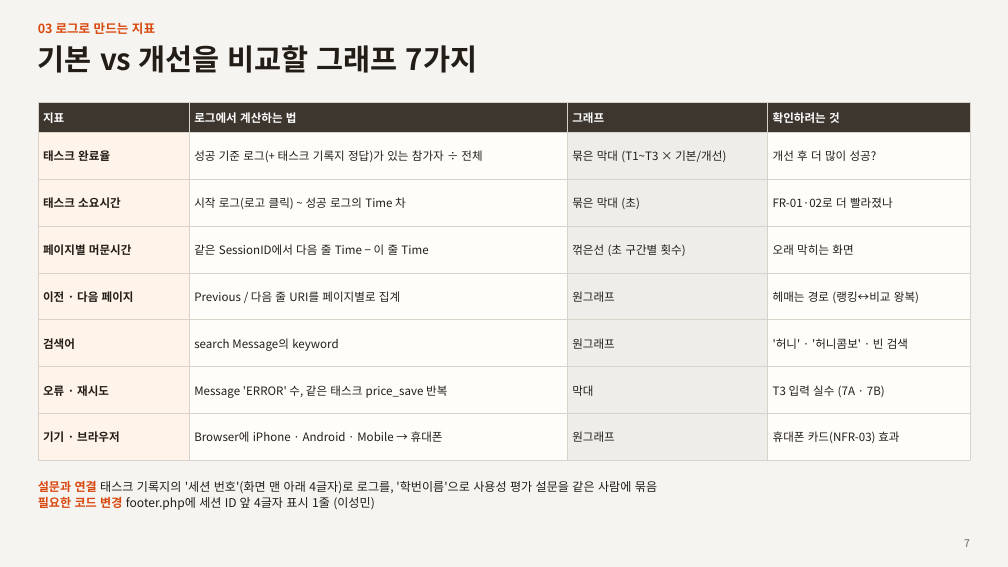
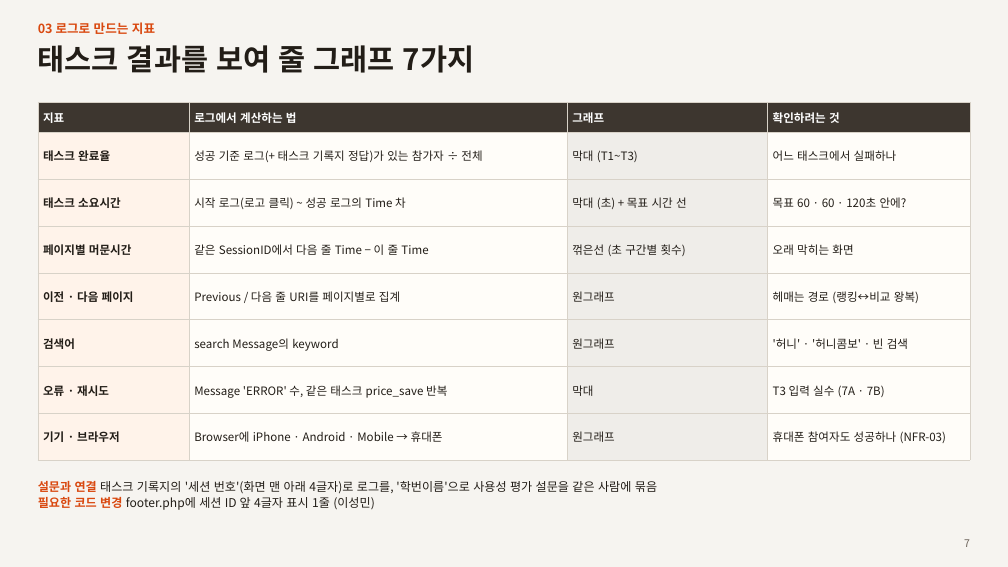
Before and after one commit to rhsiddlrnl/price-gap, a slide deck: slide 7 of 테스트계획_발표자료.pptx. Drawn at 1008x567 pixels with LibreOffice and Linux fonts; fonts in the diff are those of the drawing. Boxes give left, top, right and bottom in pixels: in the first picture for what was removed or moved away, otherwise in the second. Text is boxed around its words. In the diff, an @@ line names an element or a change of style, - is before the commit and + after.

Commit message:
테스트계획 발표자료: 기본/개선 비교 대신 최신 사이트 하나로 테스트
- 3쪽 : '기본 vs 개선' 표 → 테스트 대상 화면 3개(가격 비교 · 차액 랭킹 · 배달가 입력) + 확인할 것 + 태스크·요구
- 2·4·5쪽 : 순서 효과 상쇄 · 사이트별 진행 삭제, 참가자마다 DB 초기화 · 새 시크릿 창
- 6~8쪽 : 로그 지표를 사이트 비교 대신 태스크별 결과 · 목표 시간 기준으로, I열 = 참가자 번호
- 10~13쪽 : 설문지 구성을 사이트 1개 기준으로, 진행 순서 1인 약 15분
- 발표자 노트도 같은 내용으로 수정

```diff
--- a/테스트계획_발표자료.pptx
+++ b/테스트계획_발표자료.pptx
@@ text at (38, 45, 474, 73): text changed @@
-기본 vs 개선을 비교할 그래프 7가지
+태스크 결과를 보여 줄 그래프 7가지
@@ table at (38, 102, 970, 461) @@
-row 2, column 3: 묶은 막대 (T1~T3 × 기본/개선)
+row 2, column 3: 막대 (T1~T3)
-row 2, column 4: 개선 후 더 많이 성공?
+row 2, column 4: 어느 태스크에서 실패하나
-row 3, column 3: 묶은 막대 (초)
+row 3, column 3: 막대 (초) + 목표 시간 선
-row 3, column 4: FR-01·02로 더 빨라졌나
+row 3, column 4: 목표 60 · 60 · 120초 안에?
-row 8, column 4: 휴대폰 카드(NFR-03) 효과
+row 8, column 4: 휴대폰 참여자도 성공하나 (NFR-03)
```
Also in this commit, not shown: 10 other slides changed, 1 other file.
